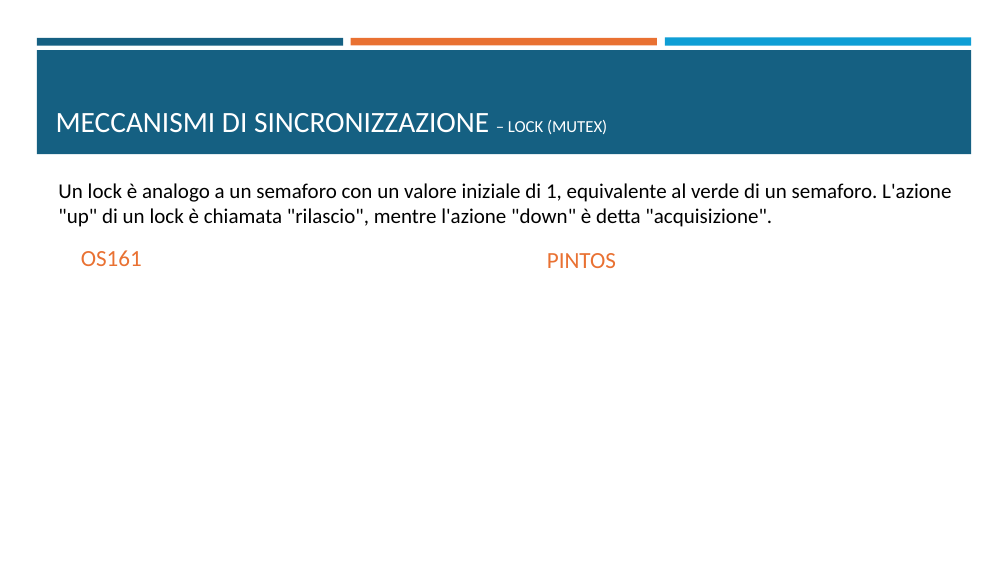
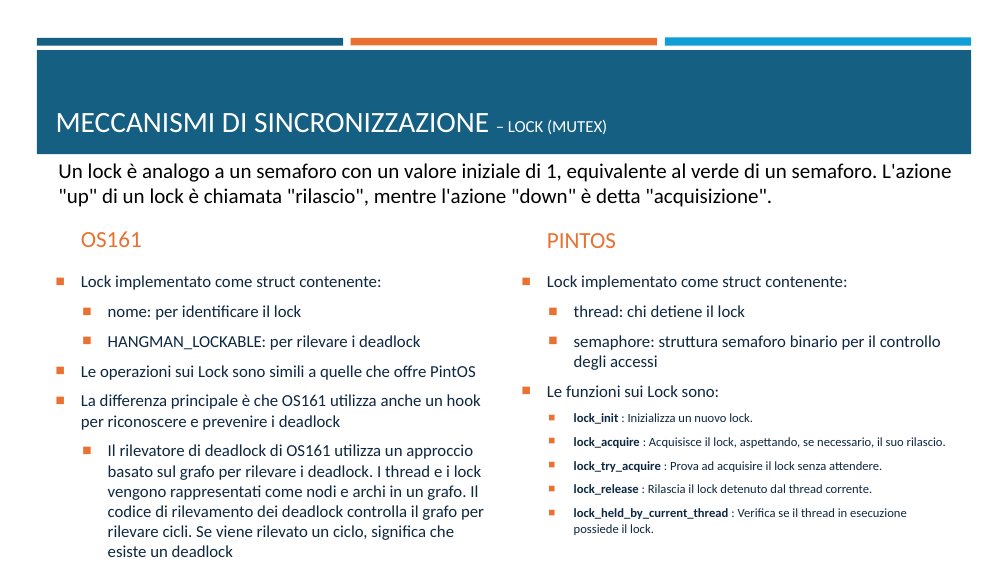
Before and after one commit to fraancyM/PintOS, a slide deck: slide 12 of Progetto_SO.pptx. Drawn at 1008x567 pixels with LibreOffice and Linux fonts; fonts in the diff are those of the drawing. Boxes give left, top, right and bottom in pixels: in the first picture for what was removed or moved away, otherwise in the second. Text is boxed around its words. In the diff, an @@ line names an element or a change of style, - is before the commit and + after.

```diff
--- a/Progetto_SO.pptx
+++ b/Progetto_SO.pptx
@@ 3 texts moved together from (x1=58, y1=183, x2=951, y2=268) to (x1=58, y1=163, x2=951, y2=248) @@
@@ text added at (x1=81, y1=275, x2=484, y2=557), 16 pt, text #0E2841 @@
+■ Lock implementato come struct contenente:
+  ■ nome: per identificare il lock
+  ■ HANGMAN_LOCKABLE: per rilevare i deadlock
+■ Le operazioni sui Lock sono simili a quelle che offre PintOS
+■ La differenza principale è che OS161 utilizza anche un hook per riconoscere e prevenire i deadlock
+  ■ Il rilevatore di deadlock di OS161 utilizza un approccio basato sul grafo per rilevare i deadlock. I thread e i lock vengono rappresentati come nodi e archi in un grafo. Il codice di rilevamento dei deadlock controlla il grafo per rilevare cicli. Se viene rilevato un ciclo, significa che esiste un deadlock
@@ text added at (x1=547, y1=275, x2=946, y2=519), 12 pt, text #0E2841 @@
+■ Lock implementato come struct contenente:
+  ■ thread: chi detiene il lock
+  ■ semaphore: struttura semaforo binario per il controllo degli accessi
+■ Le funzioni sui Lock sono:
+  ■ lock_init : Inizializza un nuovo lock.
+  ■ lock_acquire : Acquisisce il lock, aspettando, se necessario, il suo rilascio.
+  ■ lock_try_acquire : Prova ad acquisire il lock senza attendere.
+  ■ lock_release : Rilascia il lock detenuto dal thread corrente.
+  ■ lock_held_by_current_thread : Verifica se il thread in esecuzione possiede il lock.
```
Also in this commit, not shown: 1 slide added, 1 slide removed.
